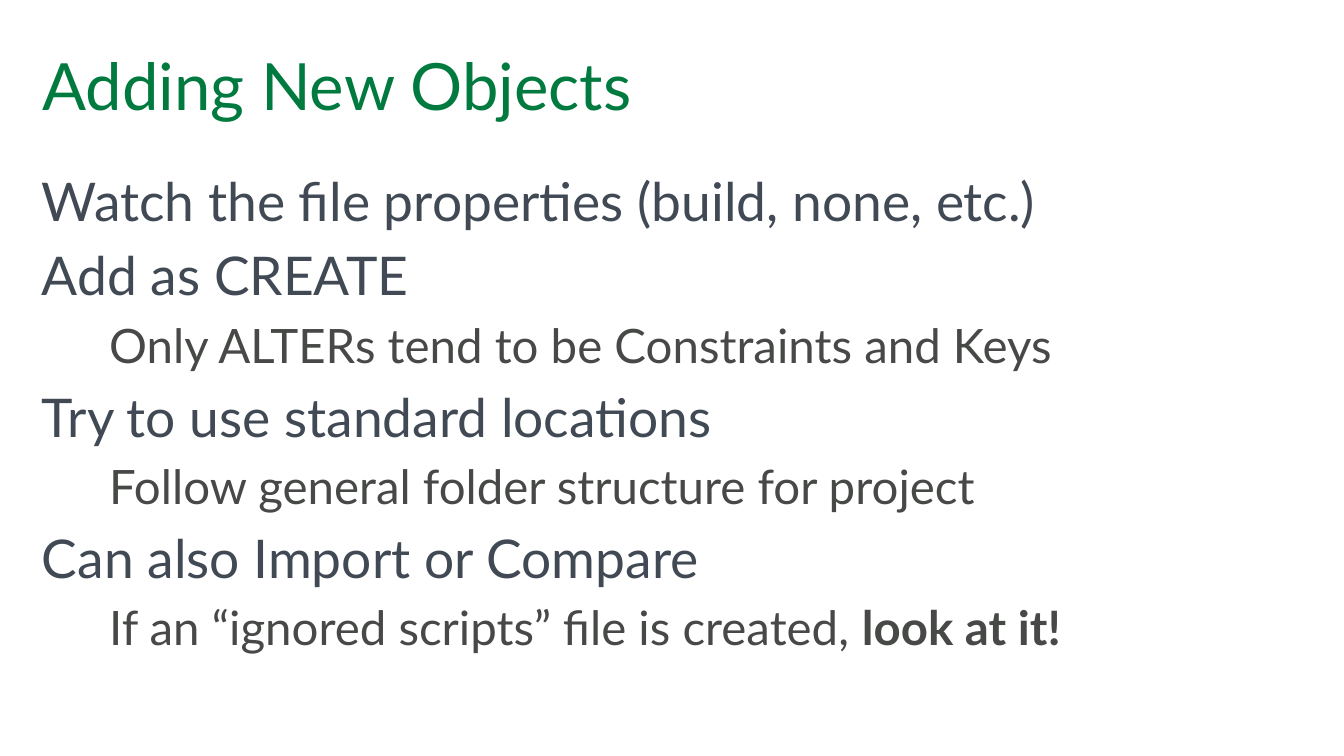
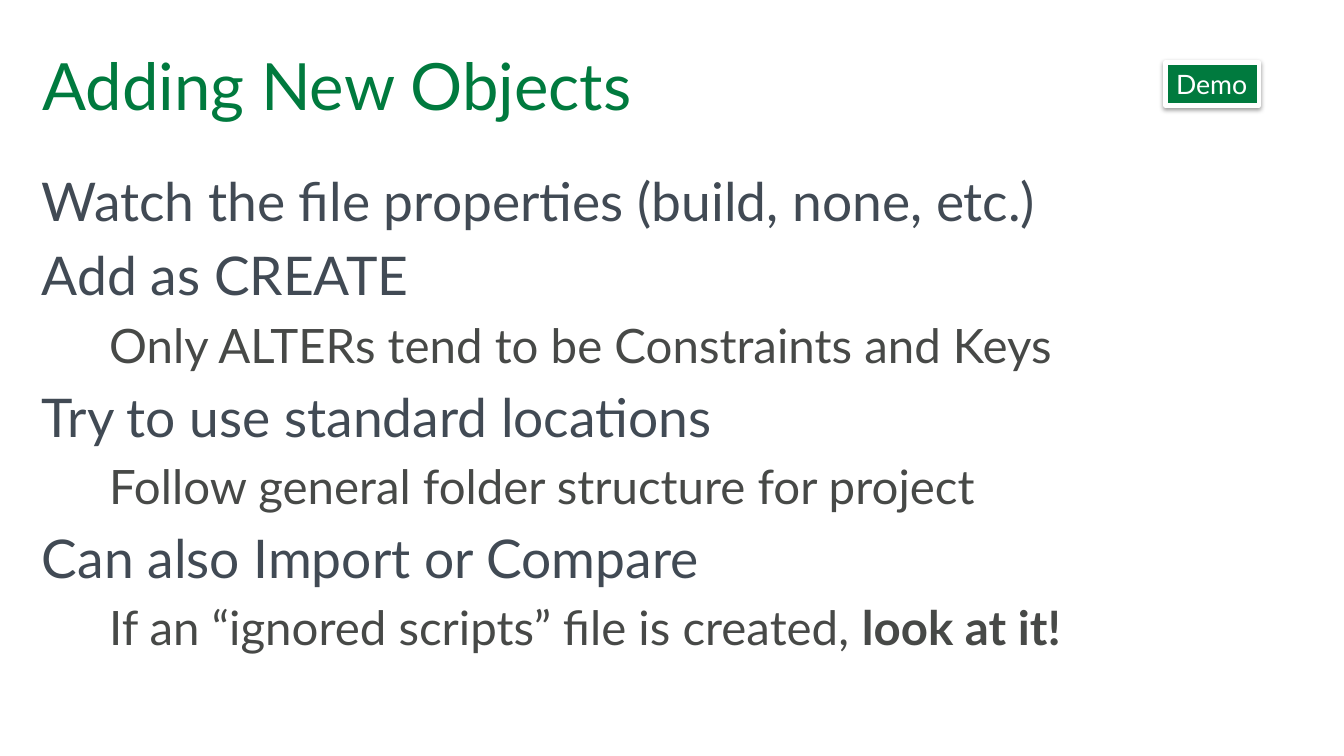
Before and after one commit to paschott/SSDT_101, a slide deck: slide 18 of Getting Your DB Schema Under Control With SSDT.pptx (slide 15 before the commit). Drawn at 1344x756 pixels with LibreOffice and Linux fonts; fonts in the diff are those of the drawing; background and template pictures are left out. Boxes give left, top, right and bottom in pixels: in the first picture for what was removed or moved away, otherwise in the second. Text is boxed around its words. In the diff, an @@ line names an element or a change of style, - is before the commit and + after.

```diff
--- a/Getting Your DB Schema Under Control With SSDT.pptx
+++ b/Getting Your DB Schema Under Control With SSDT.pptx
@@ rectangle added at [1166,63,1260,106], fill #007A3E, outline #FFFFFF 3 pt, 18 pt, text #FFFFFF @@
+Demo
```
Also in this commit, not shown: 11 other slides changed, 3 slides added, 6 other files.
